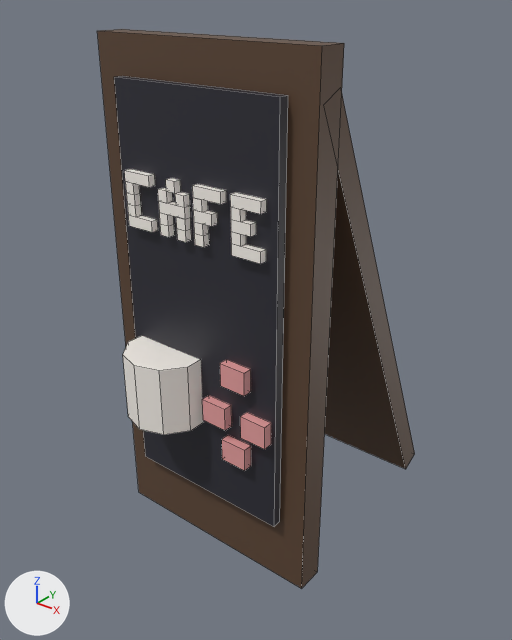
The FBX model assets/cat-cafe/exports/CatCafe_Plot_Tier1.fbx, before and after one commit.
Both versions are drawn from a 50 mm lens placed at (0.0468, -0.2081, 0.0248), pointed at (0.0293, -0.1862, 0.0113). Lighting does not change. The marker at lower left points along +X, +Y and +Z. The first picture is the older version. Mesh edges are drawn as thin lines. Where no turn or scale is listed for an object, it has been applied to the vertices.

In view in the first picture: 'CatCafe_Plot_Tier1'.
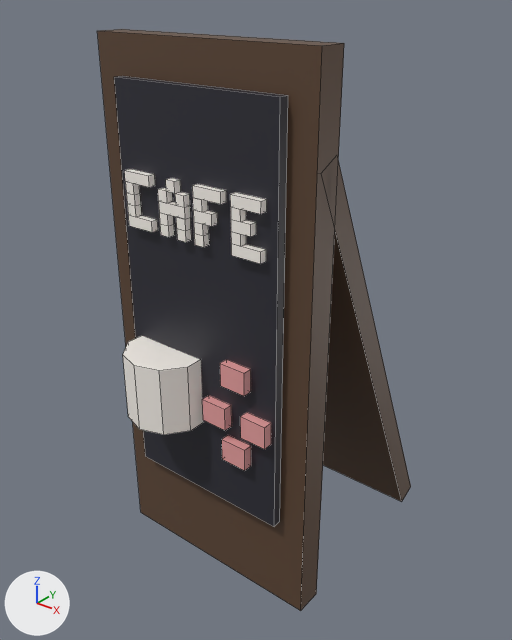
What differs and where, as boxes [x1, y1, x2, y2] in the pictures (512 x 640 px; the box of a moved part takes in the faces that stretch with it):
```json
{"object": "CatCafe_Plot_Tier1", "change": "reshaped", "before": [97, 29, 415, 589], "after": [97, 29, 411, 611]}
{"part": 1, "of": "me_catcafe_plot_tier1", "change": "moved or reshaped", "before": [324, 88, 415, 469], "after": [321, 156, 411, 502]}
{"part": 2, "of": "me_catcafe_plot_tier1", "change": "moved or reshaped", "before": [97, 31, 344, 589], "after": [97, 31, 344, 611]}
```

Scene script edits in JSON lines:
```json
{"block": "me_catcafe_plot_tier1", "where": "# used by ob_catcafe_plot_tier1; location = (0.0, 0.0, 0.0)"}
{"block": "me_catcafe_plot_tier1", "where": "# before: 0 (0.0245, -0.1896, 0.0015) at pixel (138, 492), 2 (0.0245, -0.1884, 0.0015), 4 (0.0345, -0.1896, 0.0015) at pixel (301, 588), 6 (0.0345, -0.1884, 0.0015) at pixel (317, 571)"}
{"op": "remove", "block": "me_catcafe_plot_tier1", "code": "me_catcafe_plot_tier1.from_pydata(...)  # 210 vertices, 187 faces; spans x 0.0245..0.0345, y -0.192..-0.1796, z 0.0015..0.023"}
{"op": "add", "block": "me_catcafe_plot_tier1", "code": "me_catcafe_plot_tier1.from_pydata(...)  # 210 vertices, 187 faces; spans x 0.0245..0.0345, y -0.192..-0.1796, z 0.0002..0.023"}
{"block": "me_catcafe_plot_tier1", "change": "me_catcafe_plot_tier1 part 1: the loose piece of 8 vertices spanning x 0.0245..0.0345, y -0.1894..-0.1796, z 0.0023..0.0217 is moved by (0.0, 0.0, -0.0021)"}
{"block": "me_catcafe_plot_tier1", "change": "me_catcafe_plot_tier1 part 2"}
{"op": "add", "block": "me_catcafe_plot_tier1", "code": "for i in [0, 2, 4, 6]: me_catcafe_plot_tier1.vertices[i].co += Vector((0.0, 0.0, -0.0013))"}
```
